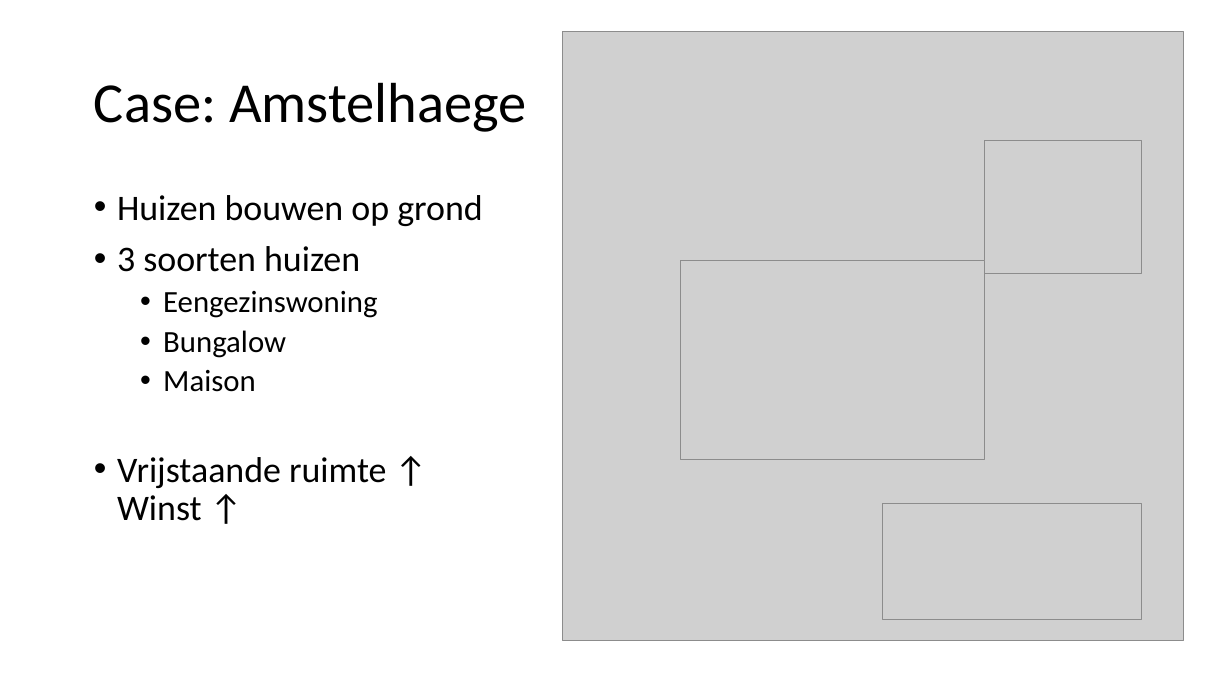
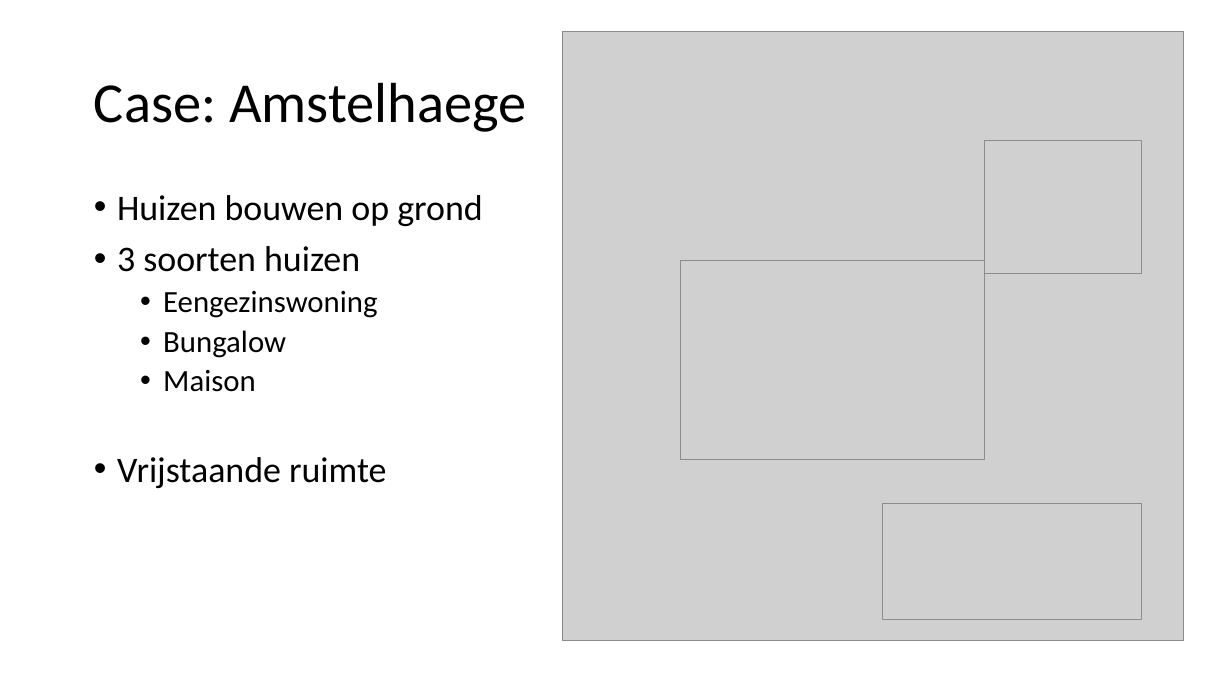
Before and after one commit to TammeThijs/Heuristics, a slide deck: slide 4 of Presentation2.pptx. Drawn at 1232x693 pixels with LibreOffice and Linux fonts; fonts in the diff are those of the drawing; grey boxes stand for pictures; background and template pictures are left out. Boxes give left, top, right and bottom in pixels: in the first picture for what was removed or moved away, otherwise in the second. Text is boxed around its words. In the diff, an @@ line names an element or a change of style, - is before the commit and + after.

```diff
--- a/Presentation2.pptx
+++ b/Presentation2.pptx
@@ text at box(117, 457, 386, 488): text changed @@
-• Vrijstaande ruimte ↑
-  Winst ↑
+• Vrijstaande ruimte
```
Also in this commit, not shown: 7 other slides changed, 6 other files.
